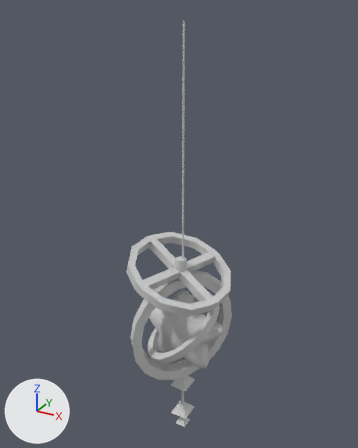
Two versions of the FBX model 빌드/Source/Assets/Scenes/01.RealResources/model/Anim_Star_Puls line_001.FBX, one commit apart.
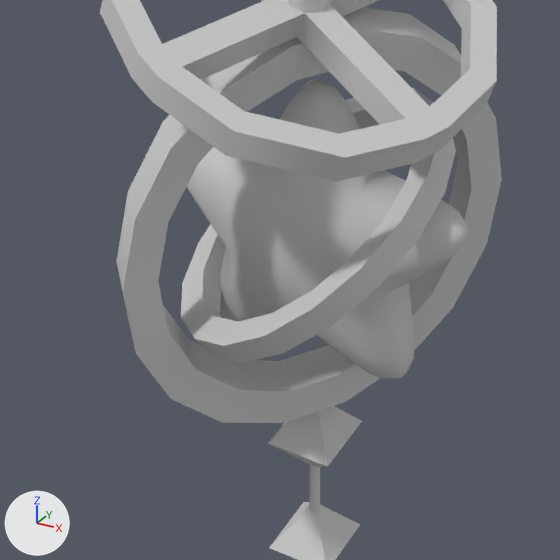
There are two pictures of each version: one whole from a 50 mm lens placed at (3.1, -5.7, 3.42), pointed at (-0.12, 0.17, 0.49), one close up on the part from 28% to 69% of the width and 60% to 93% of the height. The lights are fixed; the arrows at lower left show +X, +Y and +Z. Where no turn or scale is listed for an object, it has been applied to the vertices.

Objects in the first close-up: '2 Stage - Back ground - Star -5'.
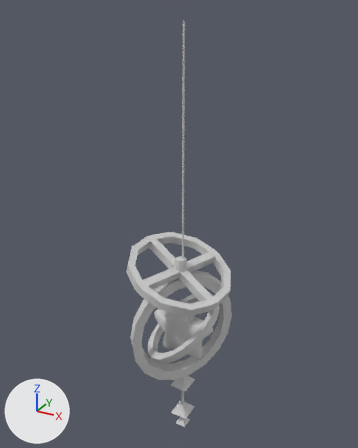
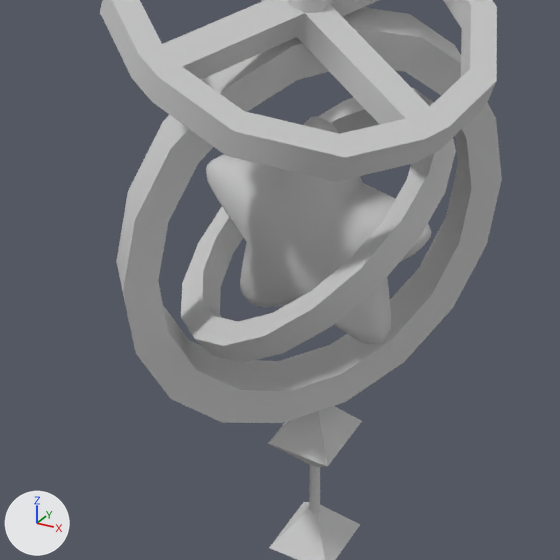
Commit message: star 모빌 오브젝트 수정

Edits to the bpy script that builds the scene:
```text
Change me_mesh:
    where me_mesh.from_pydata(...)  # 524 vertices, 547 faces; spans x -0.76..0.76, y -0.79..0.79, z -3.26..3.26
    used by ob_2_stage___back_ground___star__5; location = (0.0, 0.0, 0.0)
    me_mesh part 1: the loose piece of 222 vertices spanning x -0.65..0.7, y -0.24..0.28, z -1.82..-0.53 is scaled about its middle by 0.764, then moved by (0.0, 0.0, -0.01)
```

Changed parts and their boxes (x1, y1, x2, y2) in the close-ups (560 x 560 px; the box of a moved part takes in the faces that stretch with it):
part 1 of me_mesh, moved or reshaped: before (187, 80, 469, 379); after (206, 116, 431, 344)
